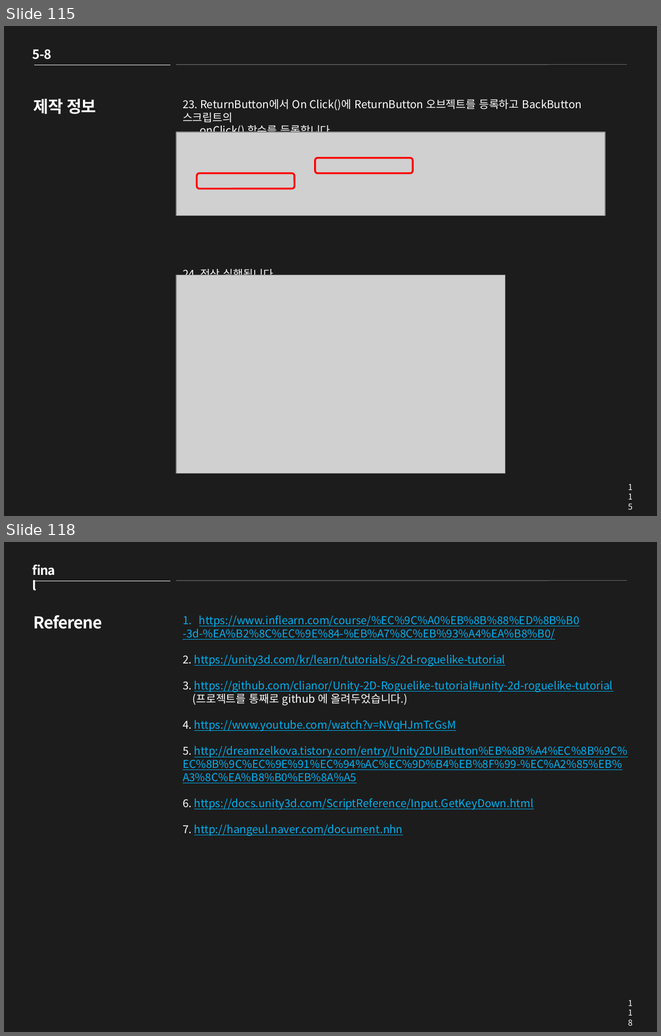
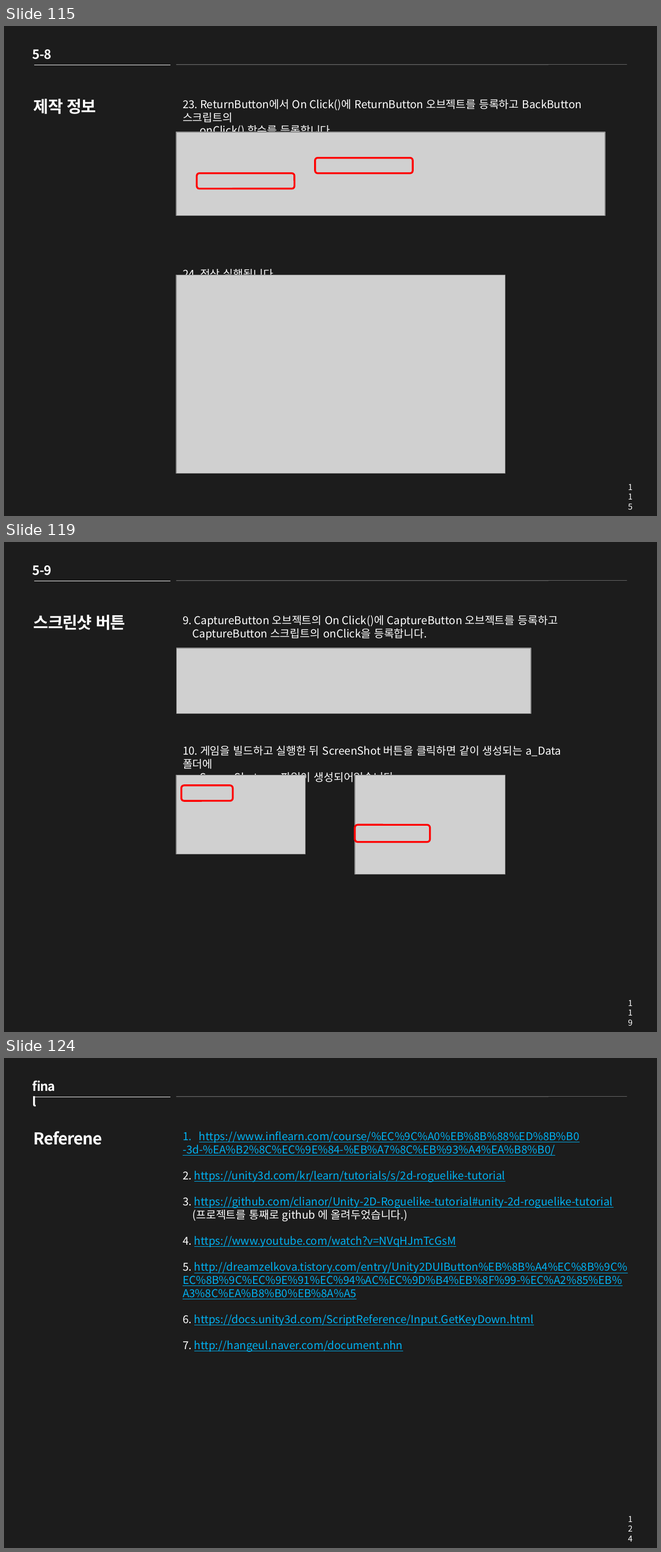
Before and after one commit to clianor/Unity-2D-Roguelike-tutorial, a slide deck: Roguelike PPT.pptx. Shown one above the other, each under a label of ours: slides 115 and 118 before the commit, slides 115, 119 and 124 after it; the slides between them are not shown. The pictures are 661x1036 and 661x1552 pixels, drawn with LibreOffice and Linux fonts; fonts in the diff are those of the drawing; grey boxes stand for pictures. Boxes give left, top, right and bottom in pixels: in the first picture for what was removed or moved away, otherwise in the second. Text is boxed around its words. In the diff, an @@ line names an element or a change of style, - is before the commit and + after.

Commit message:
Capture Button

```diff
--- a/Roguelike PPT.pptx
+++ b/Roguelike PPT.pptx
@@ slide 119 added at (4,542,657,1032), background #1C1C1C @@
@@ text added at (33,565,51,575), 14 pt, text #FFFFFF, bold @@
+5-9
@@ line added from (34, 581) to (170, 581), #F2F2F2 0.25 pt @@
@@ line added from (176, 581) to (627, 581), #F2F2F2 0.25 pt @@
@@ title added at (34,615,125,630), 18 pt, text #FFFFFF, bold @@
+스크린샷 버튼
@@ text added at (183,615,561,784), 12 pt, text #FFFFFF @@
+9. CaptureButton 오브젝트의 On Click()에 CaptureButton 오브젝트를 등록하고
+CaptureButton 스크립트의 onClick을 등록합니다.
+10. 게임을 빌드하고 실행한 뒤 ScreenShot 버튼을 클릭하면 같이 생성되는 a_Data폴더에
+ScreenShot.png파일이 생성되어있습니다.
@@ picture added at (176,648,531,713) @@
@@ picture added at (176,775,306,854) @@
@@ picture added at (355,775,505,874) @@
@@ rounded rectangle added at (182,786,233,801), outline #FF0000 2 pt @@
@@ rounded rectangle added at (355,824,430,841), outline #FF0000 2 pt @@
@@ page number added at (621,995,639,1011), 9 pt, text #FFFFFF @@
+119
@@ what was slide 118 is now slide 124 @@
@@ page number at (621,1511,639,1527): text changed @@
-118
+124
```
Also in this commit, not shown: 7 other slides added, 2 slides removed, 16 other files.
